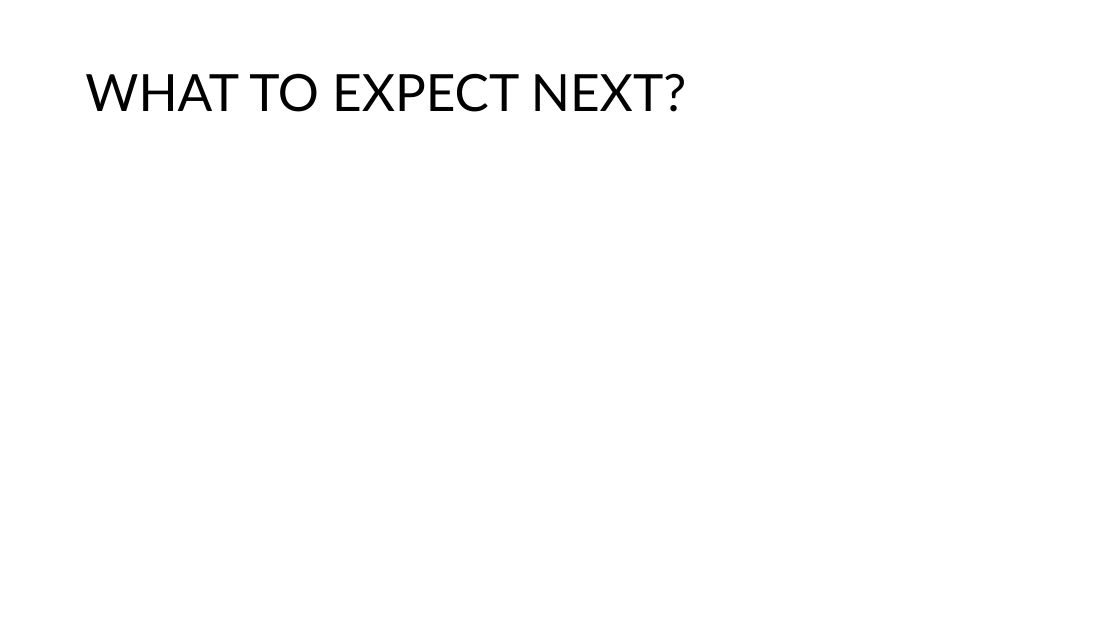
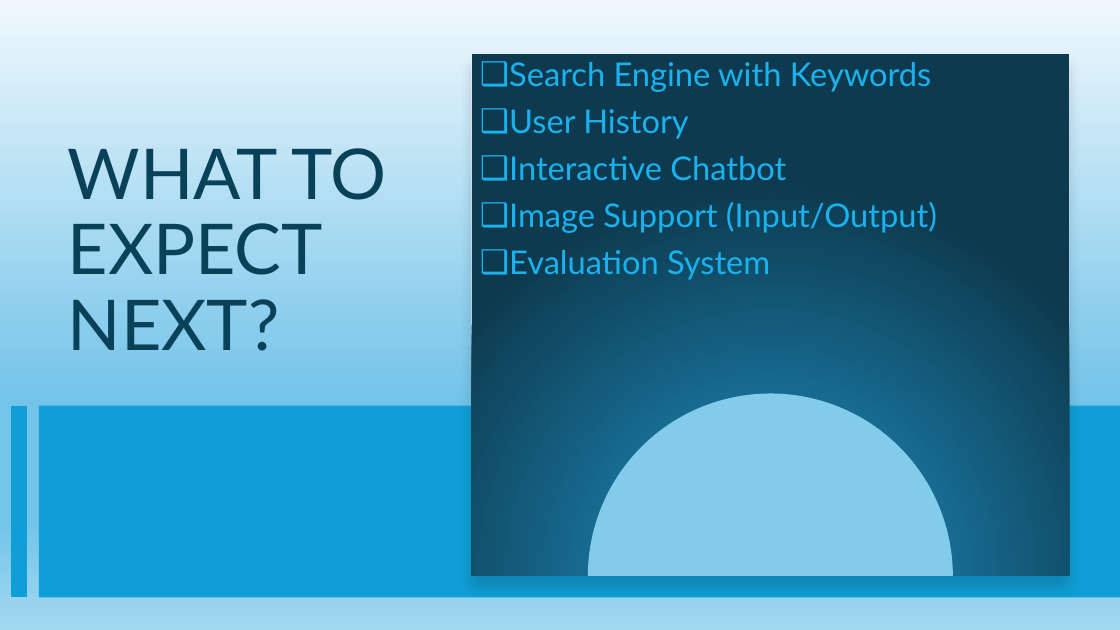
Before and after one commit to striker40/makeathon-2025, a slide deck: slide 8 of ey.pptx (slide 5 before the commit). Drawn at 1120x630 pixels with LibreOffice and Linux fonts; fonts in the diff are those of the drawing. Boxes give left, top, right and bottom in pixels: in the first picture for what was removed or moved away, otherwise in the second. Text is boxed around its words. In the diff, an @@ line names an element or a change of style, - is before the commit and + after.

```diff
--- a/ey.pptx
+++ b/ey.pptx
@@ background #FFFFFF to gradient #F0F8FD to #74C4E9 to #A2D8F0 @@
@@ rectangle added at [471,54,1069,576], fill #FFFFFF @@
@@ text added at [471,54,1069,576], fill gradient #83CBEB to #176B91 to #0D3A4E, 28 pt, text #19B2EF @@
+❑ Search Engine with Keywords
+❑ User History
+❑ Interactive Chatbot
+❑ Image Support (Input/Output)
+❑ Evaluation System
@@ title "WHAT TO EXPECT NEXT?": place and size @@
-title "WHAT TO EXPECT NEXT?" at [85,73,686,112]
+title "WHAT TO EXPECT NEXT?" at [68,148,386,351]
@@ title "WHAT TO EXPECT NEXT?" at [68,148,386,351]: size 44 to 60 pt, text colour #000000 to #084158; vertical alignment middle to top @@
@@ line added from (19, 406) to (19, 597), #0F9ED5 14 pt @@
@@ rectangle added at [39,406,1120,597], fill #0F9ED5 @@
```
Also in this commit, not shown: 1 other slide changed, 7 slides added, 3 slides removed.
